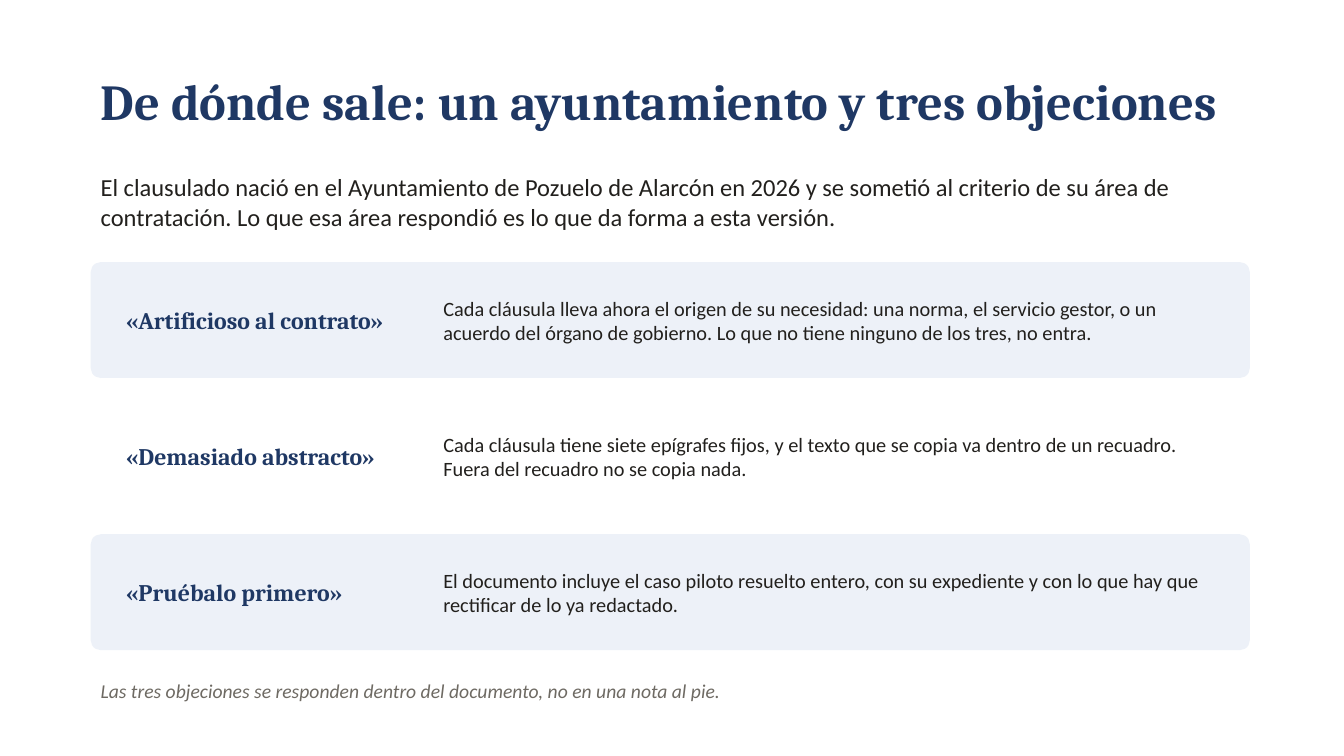
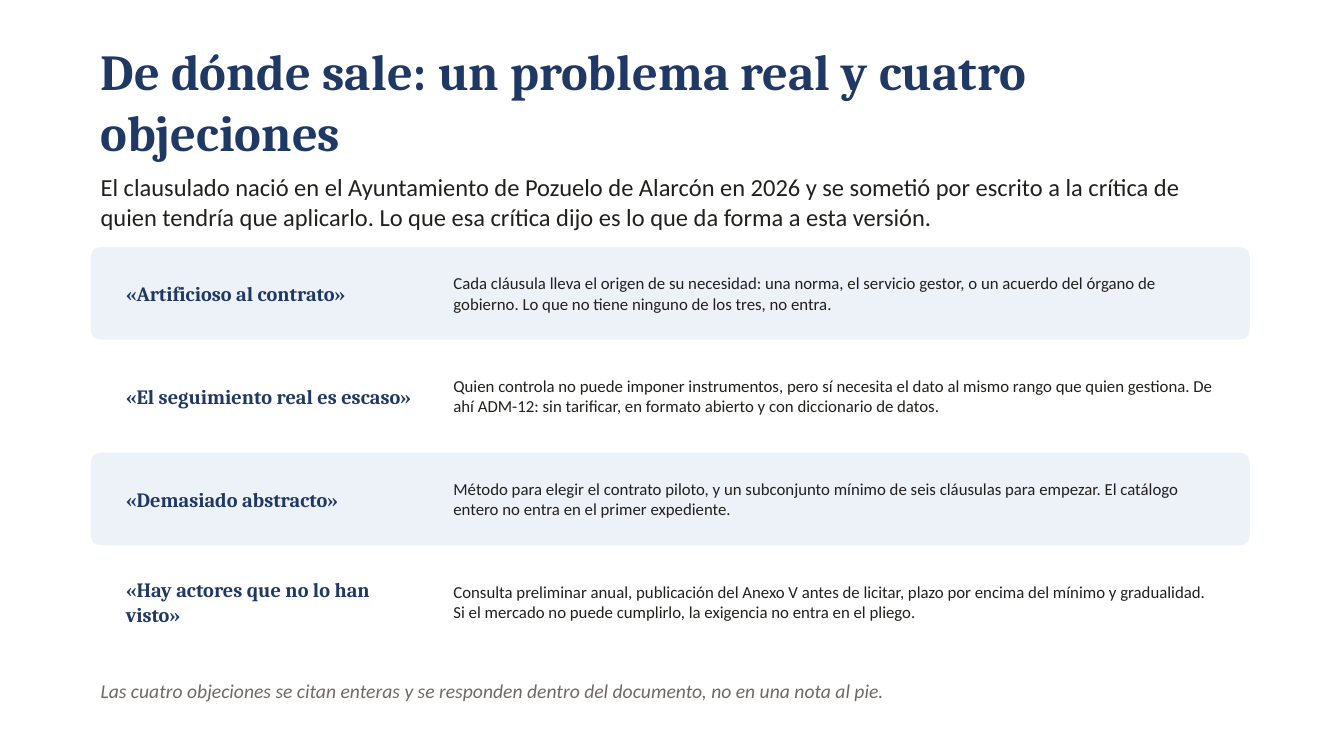
Before and after one commit to migueldadd4u/ai-clauses, a slide deck: slide 9 of docs/descargas/presentacion-ai-clauses.pptx. Drawn at 1344x756 pixels with LibreOffice and Linux fonts; fonts in the diff are those of the drawing. Boxes give left, top, right and bottom in pixels: in the first picture for what was removed or moved away, otherwise in the second. Text is boxed around its words. In the diff, an @@ line names an element or a change of style, - is before the commit and + after.

```diff
--- a/docs/descargas/presentacion-ai-clauses.pptx
+++ b/docs/descargas/presentacion-ai-clauses.pptx
@@ text at [101,54,1026,162]: text changed @@
-De dónde sale: un ayuntamiento y tres objeciones
+De dónde sale: un problema real y cuatro objeciones
@@ text at [101,179,1179,230]: text changed @@
-El clausulado nació en el Ayuntamiento de Pozuelo de Alarcón en 2026 y se sometió al criterio de su área de contratación. Lo que esa área respondió es lo que da forma a esta versión.
+El clausulado nació en el Ayuntamiento de Pozuelo de Alarcón en 2026 y se sometió por escrito a la crítica de quien tendría que aplicarlo. Lo que esa crítica dijo es lo que da forma a esta versión.
@@ rounded rectangle: place and size @@
-rounded rectangle at [91,262,1250,378]
+rounded rectangle at [91,247,1250,340]
@@ text "«Artificioso al contrato»": place and size @@
-text "«Artificioso al contrato»" at [126,312,383,329]
+text "«Artificioso al contrato»" at [126,286,346,301]
@@ text "«Artificioso al contrato»" at [126,286,346,301]: size 17 to 14.5 pt @@
@@ text at [453,277,1155,313]: text changed; size 14.5 to 12 pt @@
-Cada cláusula lleva ahora el origen de su necesidad: una norma, el servicio gestor, o un acuerdo del órgano de gobierno. Lo que no tiene ninguno de los tres, no entra.
+Cada cláusula lleva el origen de su necesidad: una norma, el servicio gestor, o un acuerdo del órgano de gobierno. Lo que no tiene ninguno de los tres, no entra.
@@ rounded rectangle: place and size @@
-rounded rectangle at [91,398,1250,514]
+rounded rectangle at [91,350,1250,443]
@@ text at [453,380,1212,415]: text changed; size 14.5 to 12 pt @@
-Cada cláusula tiene siete epígrafes fijos, y el texto que se copia va dentro de un recuadro. Fuera del recuadro no se copia nada.
+Quien controla no puede imponer instrumentos, pero sí necesita el dato al mismo rango que quien gestiona. De ahí ADM-12: sin tarificar, en formato abierto y con diccionario de datos.
@@ text added at [126,390,411,409], 14.5 pt, text #1F3864, bold @@
+«El seguimiento real es escaso»
@@ proportions changed in 3 elements at [91,247,1250,340], [91,350,1250,443], [91,453,1250,545] @@
@@ rounded rectangle: place and size @@
-rounded rectangle at [91,534,1250,650]
+rounded rectangle at [91,453,1250,545]
@@ text "«Demasiado abstracto»" at [126,493,338,507]: size 17 to 14.5 pt @@
@@ text "«Demasiado abstracto»": place and size @@
-text "«Demasiado abstracto»" at [126,448,375,465]
+text "«Demasiado abstracto»" at [126,493,338,507]
@@ text at [453,483,1178,518]: text changed; size 14.5 to 12 pt @@
-El documento incluye el caso piloto resuelto entero, con su expediente y con lo que hay que rectificar de lo ya redactado.
+Método para elegir el contrato piloto, y un subconjunto mínimo de seis cláusulas para empezar. El catálogo entero no entra en el primer expediente.
@@ rounded rectangle added at [91,556,1250,648], fill #FFFFFF @@
@@ text removed at [126,584,342,606] @@
-«Pruébalo primero»
@@ text added at [126,583,370,622], 14.5 pt, text #1F3864, bold @@
+«Hay actores que no lo han visto»
@@ text added at [453,586,1205,621], 12 pt, text #22201D @@
+Consulta preliminar anual, publicación del Anexo V antes de licitar, plazo por encima del mínimo y gradualidad. Si el mercado no puede cumplirlo, la exigencia no entra en el pliego.
@@ text at [101,684,883,702]: text changed @@
-Las tres objeciones se responden dentro del documento, no en una nota al pie.
+Las cuatro objeciones se citan enteras y se responden dentro del documento, no en una nota al pie.
```
Also in this commit, not shown: 3 other slides changed, 2 other files.
